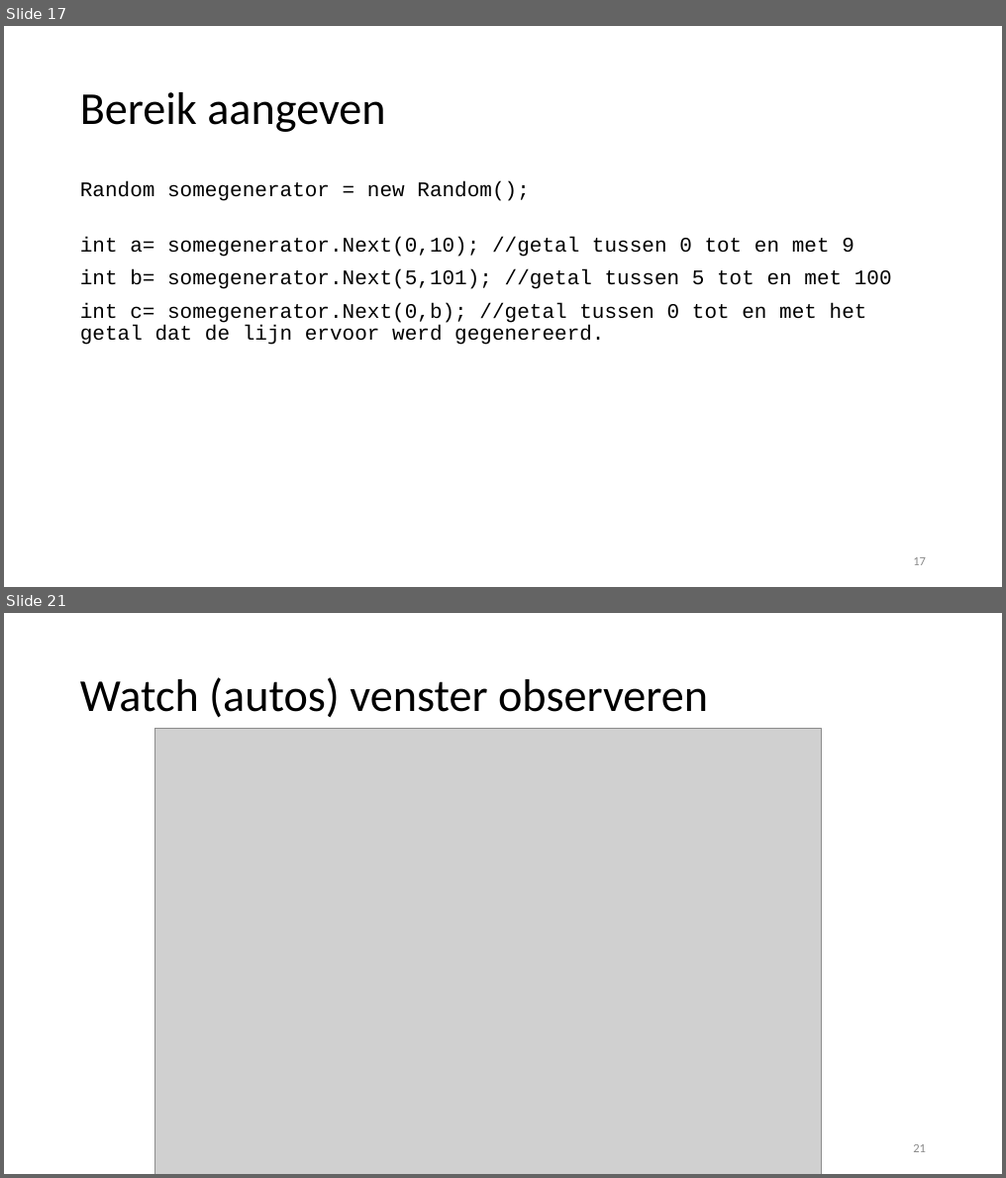
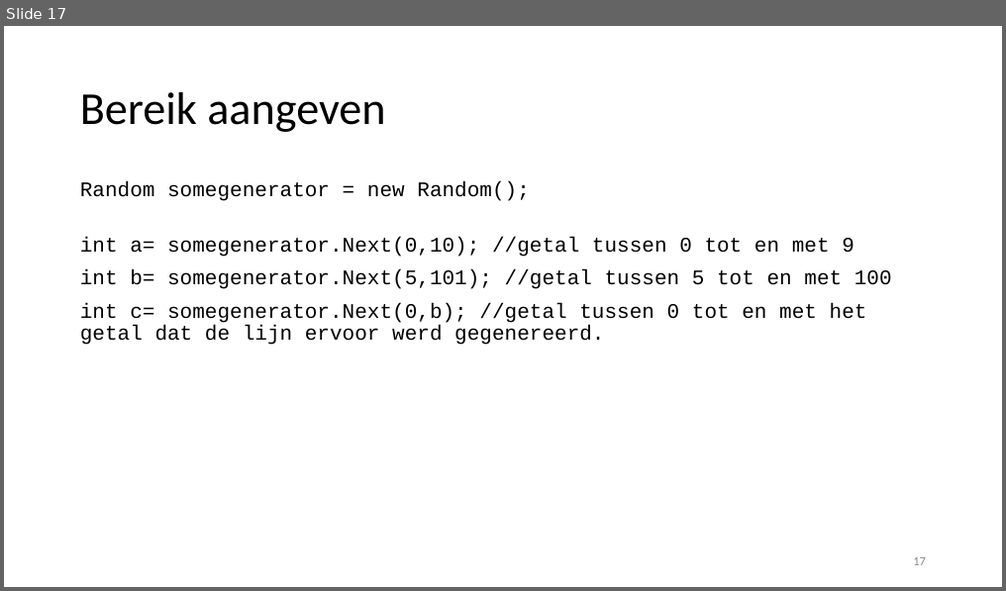
Before and after one commit to v-nys/cursusprogrammeren, a slide deck: _SLIDES/DEEL1/H3/6_math.pptx. Shown one above the other, each under a label of ours: slides 17 and 21 before the commit, slide 17 after it; the slides between them are not shown. The pictures are 1006x1178 and 1006x591 pixels, drawn with LibreOffice and Linux fonts; fonts in the diff are those of the drawing; grey boxes stand for pictures. Boxes give left, top, right and bottom in pixels: in the first picture for what was removed or moved away, otherwise in the second. Text is boxed around its words. In the diff, an @@ line names an element or a change of style, - is before the commit and + after.

```diff
--- a/_SLIDES/DEEL1/H3/6_math.pptx
+++ b/_SLIDES/DEEL1/H3/6_math.pptx
@@ slide 21 removed at (4,613,1002,1174), background #FFFFFF @@
@@ title removed at (80,677,708,718) @@
-Watch (autos) venster observeren
@@ picture removed at (155,729,822,1174) @@
@@ page number removed at (913,1145,926,1153) @@
-21
```
Also in this commit, not shown: 5 other slides removed, 1 other file.
